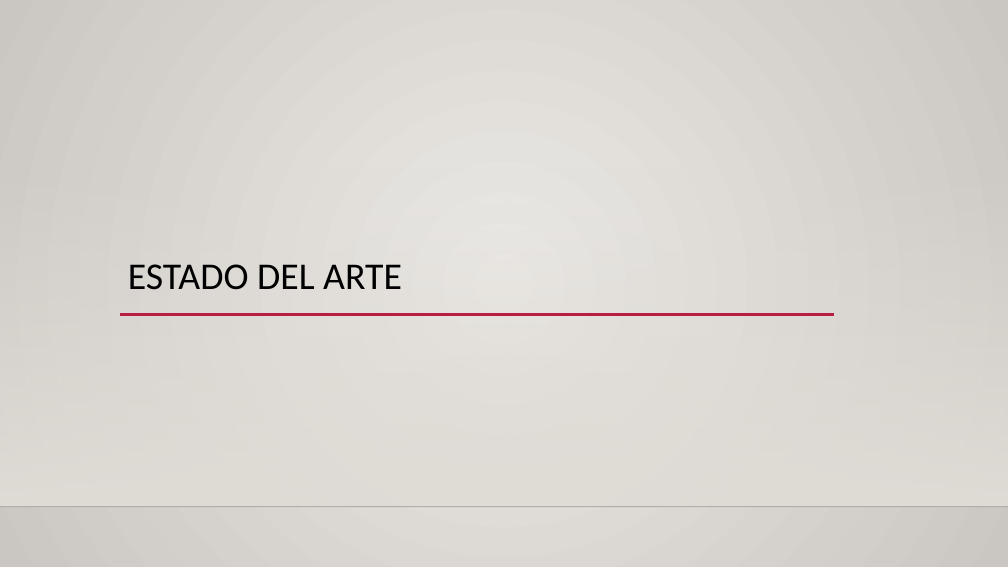
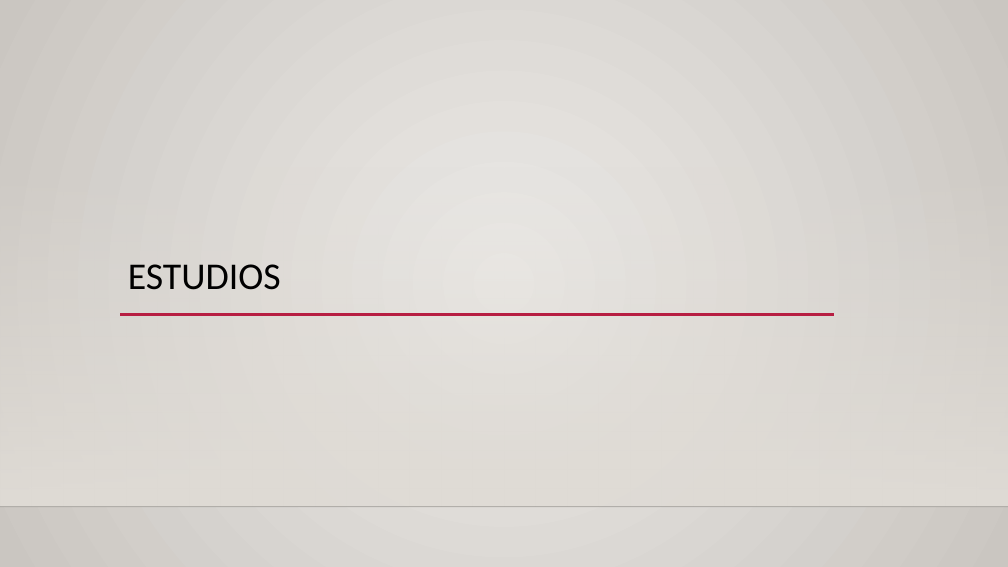
Before and after one commit to patriciamz-153/tesis, a slide deck: slide 20 of Presentación de Tesis Parte 2.pptx. Drawn at 1008x567 pixels with LibreOffice and Linux fonts; fonts in the diff are those of the drawing; background and template pictures are left out. Boxes give left, top, right and bottom in pixels: in the first picture for what was removed or moved away, otherwise in the second. Text is boxed around its words. In the diff, an @@ line names an element or a change of style, - is before the commit and + after.

```diff
--- a/Presentación de Tesis Parte 2.pptx
+++ b/Presentación de Tesis Parte 2.pptx
@@ title at (x1=128, y1=264, x2=281, y2=290): text changed @@
-ESTADO DEL ARTE
+ESTUDIOS
```
Also in this commit, not shown: 23 other slides changed, 2 other files.
